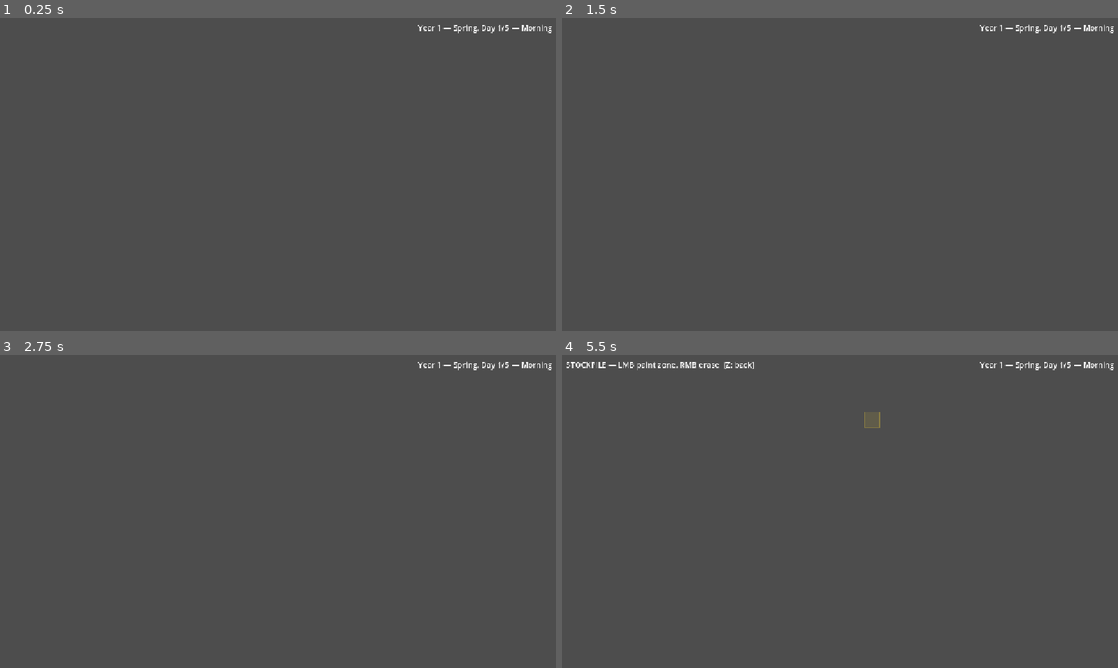
Above: before the commit, frames 1-4 (two rows, left to right).
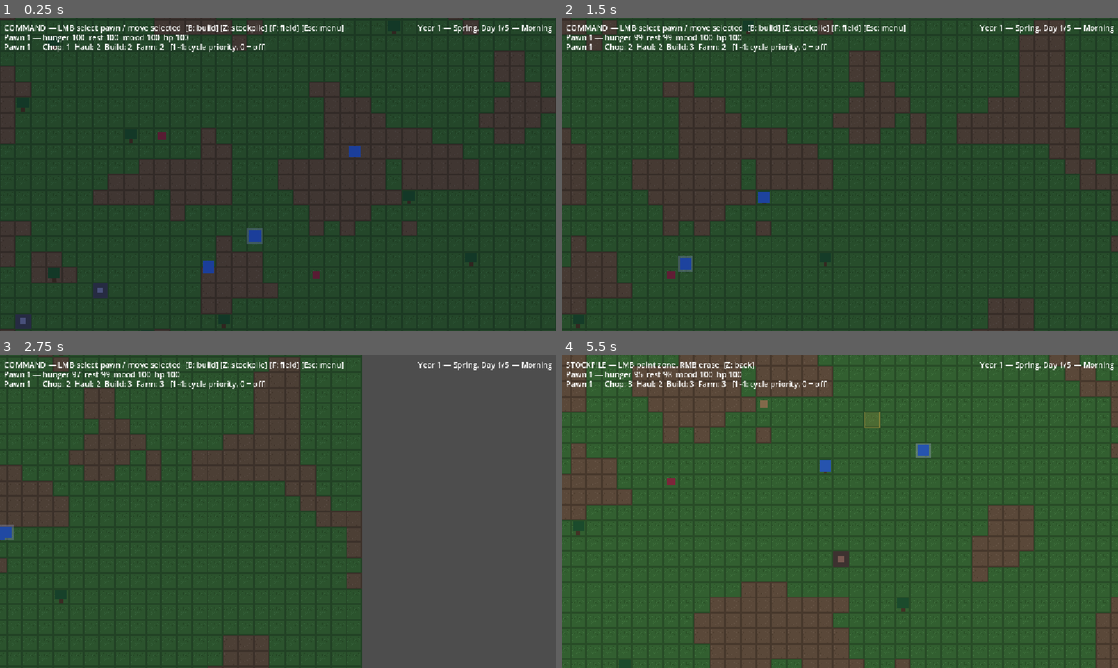
Above: after the commit, the same moments.

Repository: PakkaponBon/gameproject
Game: Godot game, scene res://scenes/main.tscn
Two runs of this game, one before a commit and one after it. Both use one fixed random seed, a clock stepped at 60 frames per second and the inputs below.
Inputs (mouse positions are in pixels of both pictures, inside the frame that each line leads up to):
- Up to frame 1 (0.25 s): no input
- Up to frame 2 (1.5 s): move the mouse to (962, 158) at 0.52 s; hold D (pan_right) 0.53-1.25 s; hold 3 (cycle_build_priority) 0.53-1.25 s; click (962, 158) at 0.67 s; tap 1 (cycle_chop_priority) at 0.77 s; drag from (728, 190) to (812, 237) at 1.27 s
- Up to frame 3 (2.75 s): move the mouse to (333, 442) at 2.02 s; hold D (pan_right) from 2.03 s (still down); hold 4 (cycle_farm_priority) from 2.03 s (still down)
- Up to frame 4 (5.5 s): release D (pan_right) at 2.75 s; release 4 (cycle_farm_priority) at 2.75 s; drag from (812, 574) to (673, 464) at 2.77 s; move the mouse to (1006, 558) at 3.52 s; hold A (pan_left) 3.53-4.25 s; hold B (toggle_build_mode) 3.53-4.25 s; tap 1 (cycle_chop_priority) at 3.77 s; drag from (673, 464) to (756, 433) at 4.27 s; move the mouse to (867, 511) at 5.02 s; hold S (pan_down) from 5.03 s (still down); hold Z (toggle_stockpile_mode) from 5.03 s (still down); click (867, 511) at 5.17 s

The runs differ from the first frame. In frame 1, 99% of the frame differs, in the area x 0-100%, y 0-100%; in frame 2, 99%; in frame 3, 57%; in frame 4, 86%.
Error before the commit: Parse Error: Cannot infer the type of "item" variable because the value doesn't have a set type. (res://scripts/save_manager.gd:223)

Commit message:
Phase 3 complete: DoD verified (year survived hands-off; bad plan starves)
Fix save_manager type inference on carried-item restore

Co-Authored-By: Claude Fable 5 <noreply@anthropic.com>

Diff:
--- a/scripts/save_manager.gd
+++ b/scripts/save_manager.gd
@@ -220,7 +220,7 @@
 	# Carrying and a job can coexist: a SUPPLY pawn carries wood toward
 	# its blueprint. Restore both independently.
 	if String(p.carrying_id) != "":
-		var item := main.spawner.spawn_resource(pawn.cell, p.carrying_id)
+		var item: ResourceItem = main.spawner.spawn_resource(pawn.cell, p.carrying_id)
 		pawn.work.restore_carry(item, _vec(p.reserved_dest))
 	if int(p.job_type) >= 0:
 		# Entities re-registered their jobs above; re-claim ours by cell+type.
Not shown, changed: ROADMAP.md
